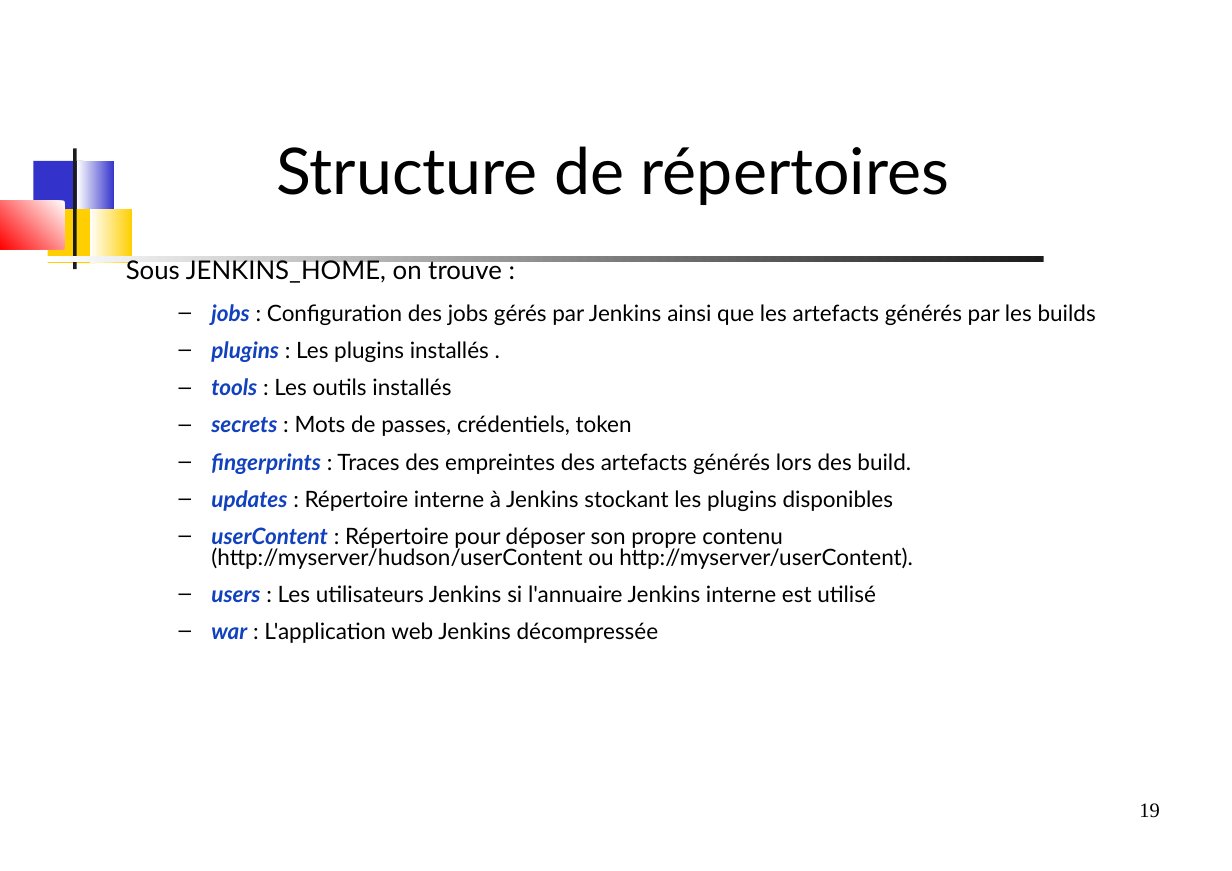
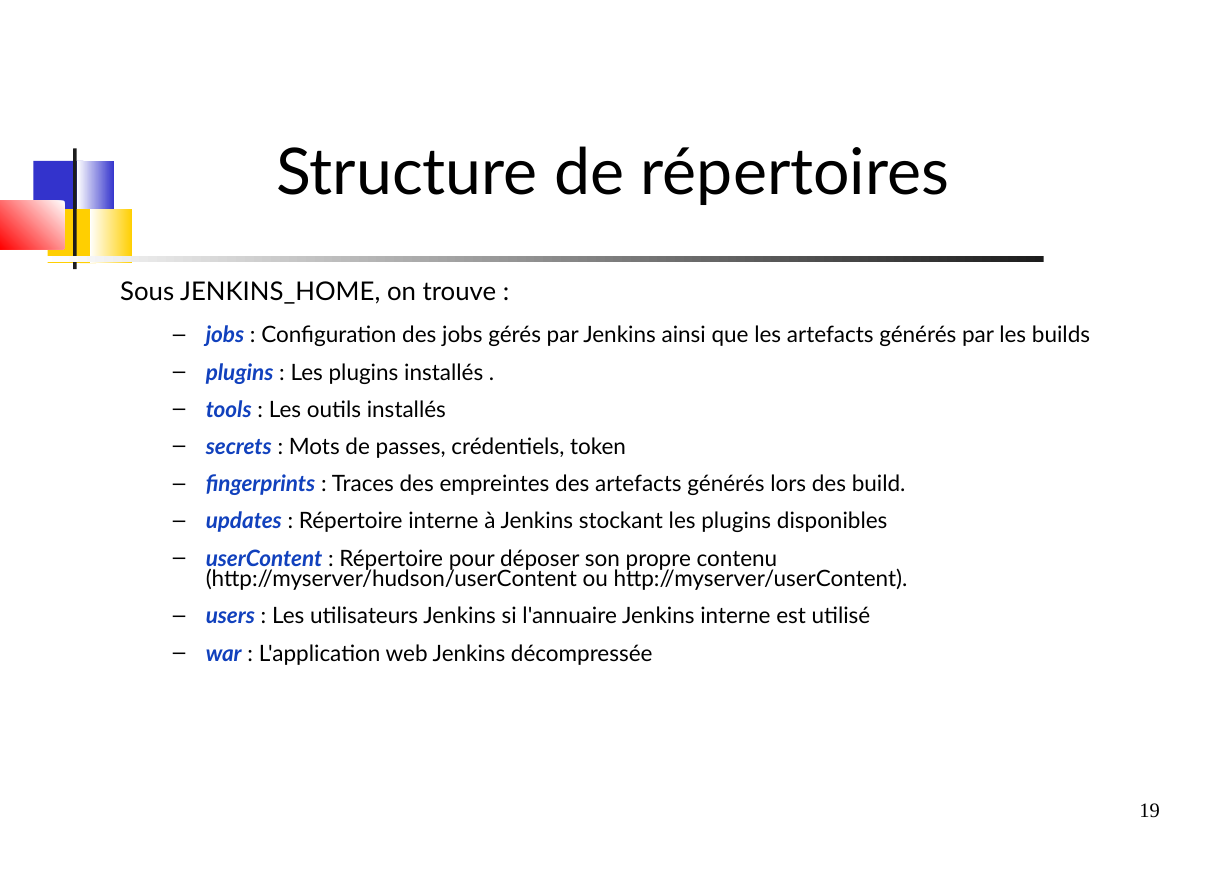
Before and after one commit to dthibau/jenkins, a slide deck: slide 19 of JenkinsPipeline.odp. Drawn at 1232x871 pixels with LibreOffice and Linux fonts; fonts in the diff are those of the drawing. Boxes give left, top, right and bottom in pixels: in the first picture for what was removed or moved away, otherwise in the second. Text is boxed around its words. In the diff, an @@ line names an element or a change of style, - is before the commit and + after.

```diff
--- a/JenkinsPipeline.odp
+++ b/JenkinsPipeline.odp
@@ text "Sous JENKINS_HOME, on trouve :": place and size @@
-text "Sous JENKINS_HOME, on trouve :" at <box>126,257,1096,643</box>
+text "Sous JENKINS_HOME, on trouve :" at <box>120,281,1090,665</box>
```
Also in this commit, not shown: 1 other slide changed, 5 other files.
